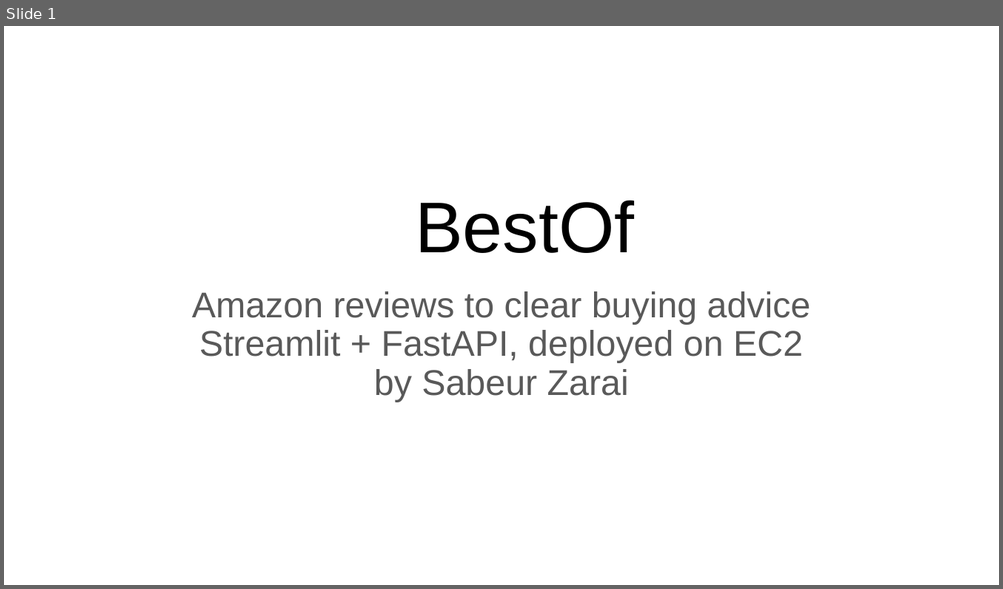
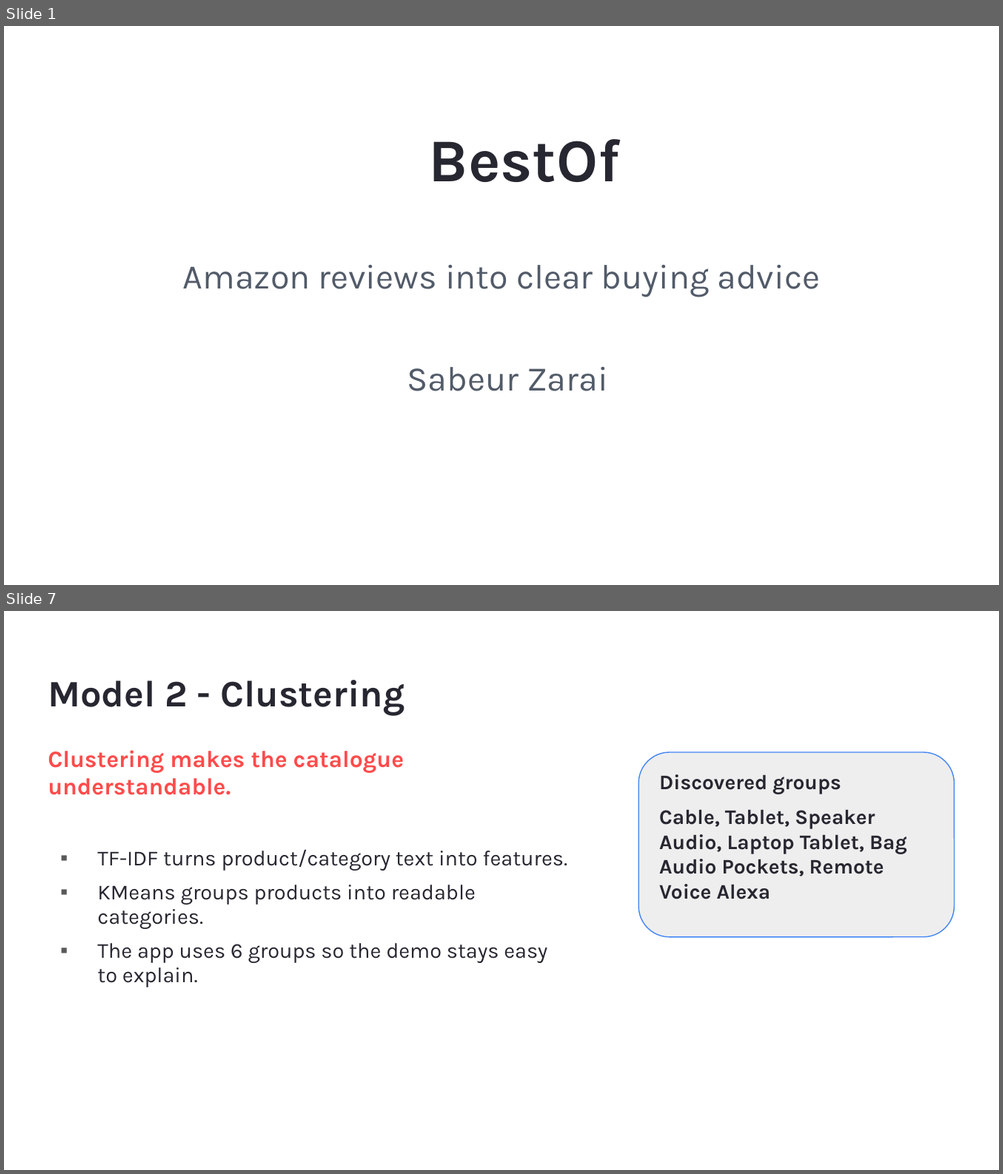
Before and after one commit to sabeurzarai/BestOf, a slide deck: BestOf_presentation.pptx. Shown one above the other, each under a label of ours: slide 1 before the commit, slides 1 and 7 after it; the slides between them are not shown. The pictures are 1003x589 and 1003x1174 pixels, drawn with LibreOffice and Linux fonts; fonts in the diff are those of the drawing. Boxes give left, top, right and bottom in pixels: in the first picture for what was removed or moved away, otherwise in the second. Text is boxed around its words. In the diff, an @@ line names an element or a change of style, - is before the commit and + after.

```diff
--- a/BestOf_presentation.pptx
+++ b/BestOf_presentation.pptx
@@ slide 7 added at box(4, 611, 999, 1170), background #FFFFFF @@
@@ title added at box(48, 680, 404, 715), 27 pt, text #262730, bold @@
+Model 2 - Clustering
@@ text added at box(48, 750, 568, 988), 15.5 pt, text #262730 @@
+Clustering makes the catalogue understandable.
+▪ TF-IDF turns product/category text into features.
+▪ KMeans groups products into readable categories.
+▪ The app uses 6 groups so the demo stays easy to explain.
@@ rounded rectangle added at box(638, 752, 954, 937), fill #EEEEEE, outline #4285F4 0.75 pt, 15 pt, text #262730, bold @@
+Discovered groups
+Cable, Tablet, Speaker Audio, Laptop Tablet, Bag Audio Pockets, Remote Voice Alexa
@@ slide 1 changed as well @@
@@ title "BestOf" at box(429, 139, 620, 182): size 52 to 44 pt, font Arial to Karla, text colour #000000 to #262730, bold on; more space between paragraphs; vertical alignment bottom to top @@
@@ subtitle at box(183, 265, 820, 392): text changed; size 25.9 to 25 pt; font Arial to Karla; text colour #595959 to #525B69 @@
-Amazon reviews to clear buying advice
-Streamlit + FastAPI, deployed on EC2
-by Sabeur Zarai
+Amazon reviews into clear buying advice
+Sabeur Zarai
```
Also in this commit, not shown: 10 other slides added, 12 slides removed, 5 other files.
